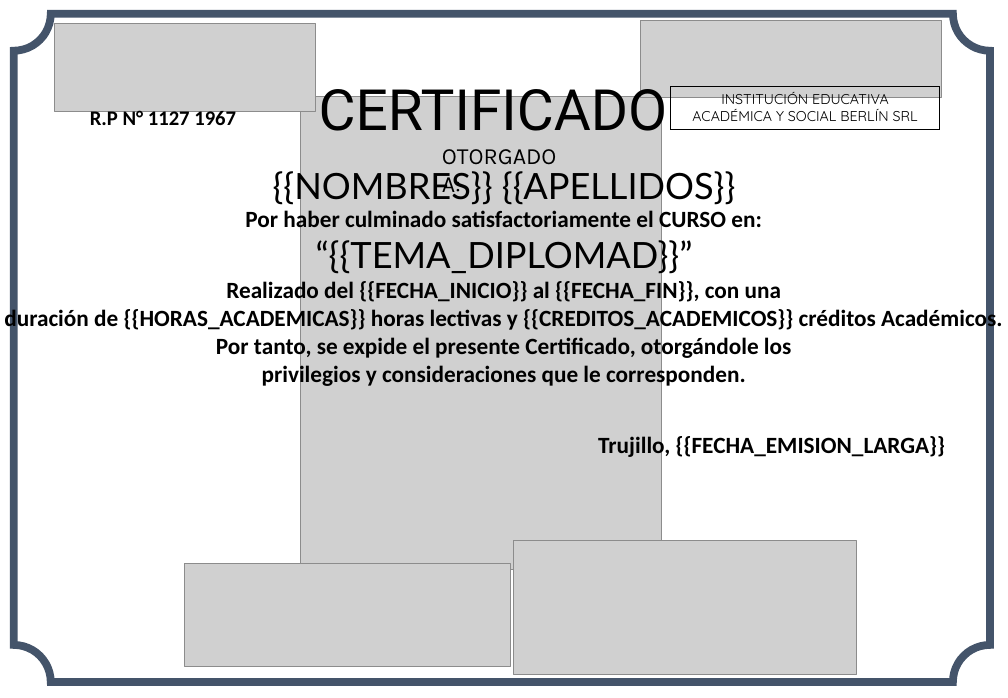
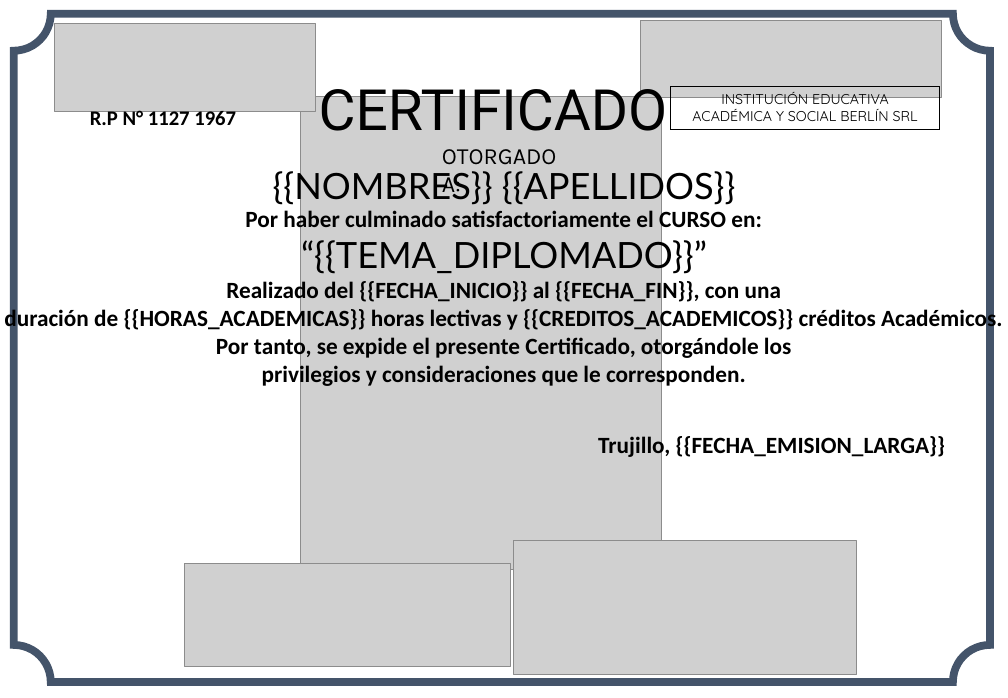
Before and after one commit to CuevaBenjamin-dev/ipde_backend_certificados_automatition, a slide deck: slide 1 of app/templates/colegio_de_profesores_del_peru/plantilla_curso.pptx. Drawn at 1008x698 pixels with LibreOffice and Linux fonts; fonts in the diff are those of the drawing; grey boxes stand for pictures. Boxes give left, top, right and bottom in pixels: in the first picture for what was removed or moved away, otherwise in the second. Text is boxed around its words. In the diff, an @@ line names an element or a change of style, - is before the commit and + after.

Commit message:
estable

```diff
--- a/app/templates/colegio_de_profesores_del_peru/plantilla_curso.pptx
+++ b/app/templates/colegio_de_profesores_del_peru/plantilla_curso.pptx
@@ text at [301,237,707,275]: text changed @@
-“{{TEMA_DIPLOMAD}}”
+“{{TEMA_DIPLOMADO}}”
```
